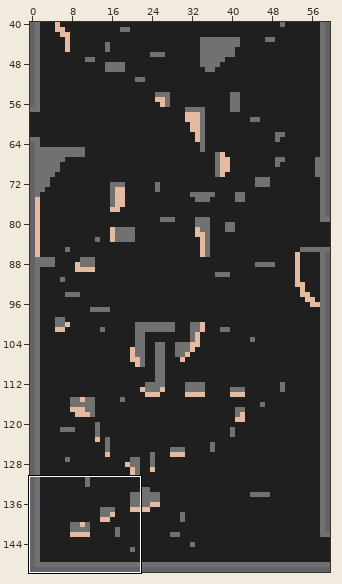
One commit to this Tiled map (JSON): assets/tiled/rooms/basement_abyss-climb.json. The first picture is a wide view before the edit; the outline marks the close-up.
Close-up. As it was:
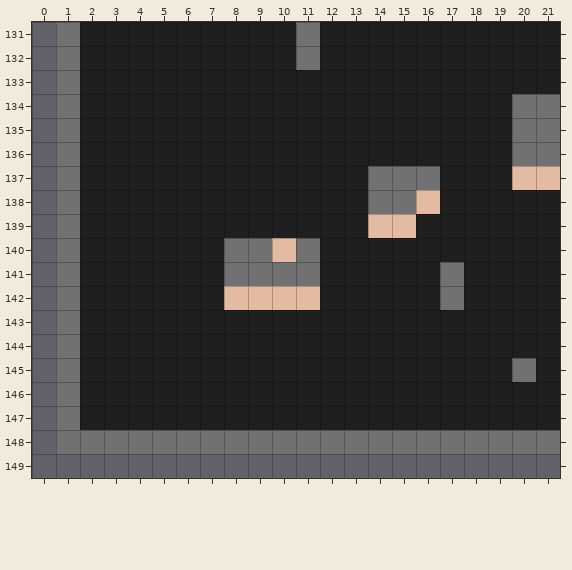
Cells are 24x24 px. Shown: x 0..21, y 131..149. The commit also changed other parts of the map, which this record leaves out.
Once edited:
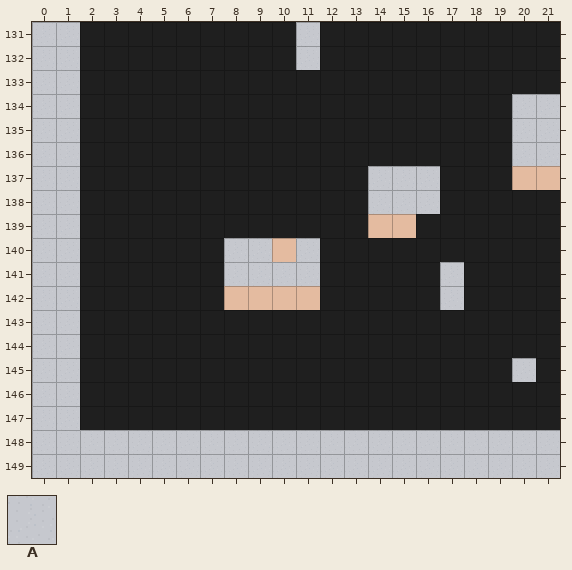
Key: from "other": A 1.
_ is an empty cell.
Tiles of an added or newly shown layer are drawn over the layers below it.
The author wrote: add walls/floors to every room
The edit:
Layer "floors2" (now shown):
y 131..140: x 0..1 __ -> AA
y 141: x 0..1 __ -> AA; x 10 _ -> A
y 142..149: x 0..1 __ -> AA
Layer "floors" (now shown):
y 131..132: x 11 _ -> A
y 134..136: x 20..21 __ -> AA
y 137..138: x 14..16 ___ -> AAA
y 140: x 8..9 __ -> AA; x 11 _ -> A
y 141: x 8..9 __ -> AA; x 11 _ -> A; x 17 _ -> A
y 142: x 17 _ -> A
y 145: x 20 _ -> A
y 148..149: x 2..21 ____________________ -> AAAAAAAAAAAAAAAAAAAA
